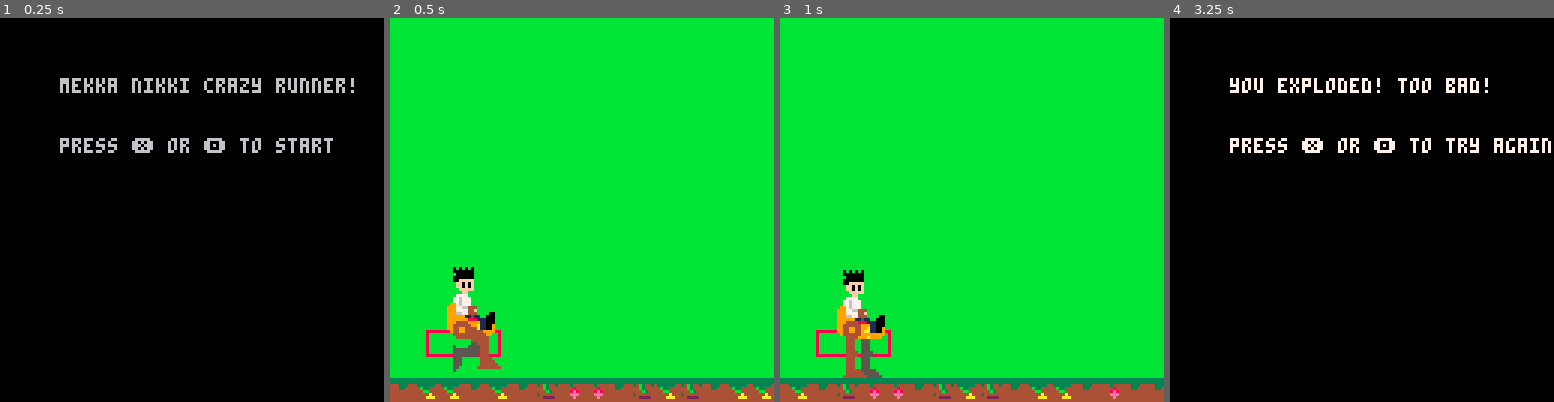
Above: before the commit, frames 1-4 (left to right).
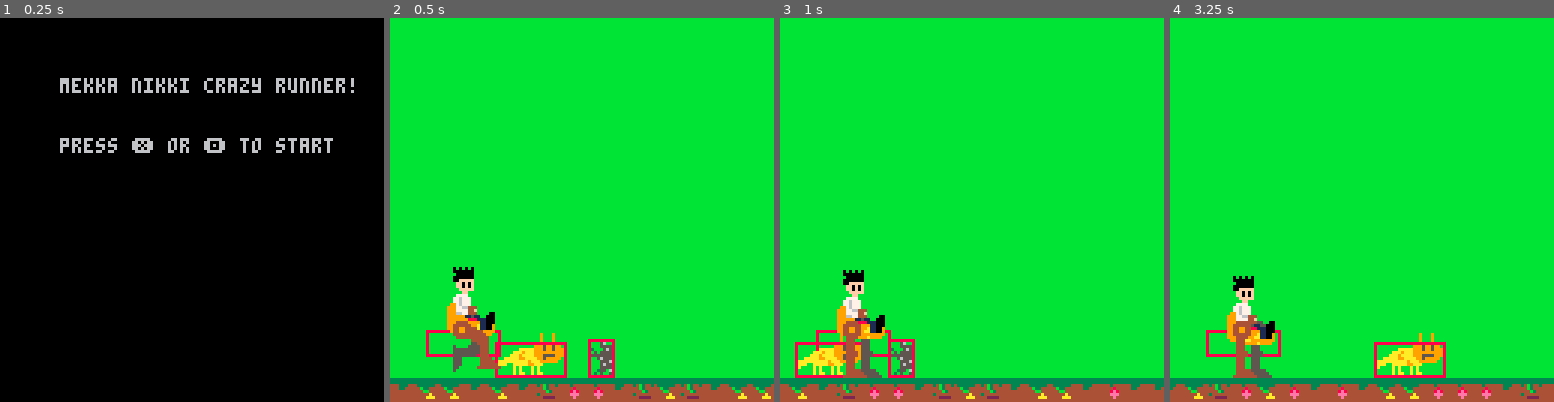
Above: after the commit, the same moments.

Repository: HingeAntoine/MekkaRunner
Game: PICO-8 cartridge mekkarunner.p8
Same seed, same stepped clock (60 frames per second), same inputs: the game is played once before the commit and once after it.
Inputs:
- Up to frame 1 (0.25 s): no input
- Up to frame 2 (0.5 s): tap X (X key) at 0.33 s
- Up to frame 3 (1 s): tap O (Z key) at 0.7 s
- Up to frame 4 (3.25 s): tap X (X key) at 1.07, 1.85, 2.97 s; hold Right 1.6-2.1 s; tap O (Z key) every 0.4 s from 1.7 to 2.9 s; hold Up 2.15-2.42 s; hold Right 2.47-3.03 s; hold Left from 3.08 s (still down)

Frame 1 is identical in both runs. In frame 2, 1.7% of the frame differs, in the area x 27-59%, y 82-94%; in frame 3, 1.4%; in frame 4, 100%, in the area x 0-100%, y 0-100%.

Commit message:
Added obstacle movement and basic generation

Diff:
--- a/mekkarunner.p8
+++ b/mekkarunner.p8
@@ -11,9 +11,9 @@
 backwardlegspr={11,{2,3}}
 
 --obstacles
-stone_pers={67,{2,2}}
+--[[stone_pers={67,{2,2}}
 hound={64,{3,2}}
-nothing={0,{1,1}}
+nothing={0,{1,1}}]]
 
 xmac=20
 ymac=100
@@ -23,7 +23,7 @@
 bckgrnd_tiles={128,129,130,131}
 bckgrnd={}
 
-obst_tiles={nothing,stone_pers,hound}
+obst_tiles={}
 obstacles={}
 
 vxmac=2
@@ -96,6 +96,10 @@
  return obj
 end
 
+function real_obst:move(x)
+ self.x-=x
+end
+
 function real_obst:draw()
  self.obst:draw(self.x,self.y)
 end
@@ -112,23 +116,23 @@
 end
 
 function init_obst()
- while #obstacles<bck_len do
-  add(obstacles,nothing)
- end
+ local r=real_obst.create(45,104,obst_tiles[2])
+ local r2=real_obst.create(75,104,obst_tiles[3])
+ add(obstacles,r)
+ add(obstacles,r2)
 end
 
 function create_obstacles()
- local lionhit=hitbox.create(0,0,23,15)
+ local lionhit=hitbox.create(0,4,23,15)
  local lion=obstacle.create(
   64,{3,2},{lionhit})
 
- local stonehit=hitbox.create(1,4,12,15)
+ local stonehit=hitbox.create(1,3,9,15)
  local stone_pers=obstacle.create(
   67,{2,2},{stonehit})
 
  local nothing=obstacle.create(
   0,{1,1},{})
-
 
  obst_tiles={nothing,lion,stone_pers}
 end
@@ -154,37 +158,24 @@
  add(bckgrnd,cell)
 end
 
-function add_obst()
- if #obstacles<bck_len+1 then
-  local id=flr(rnd(#obst_tiles))+1
-  local cell=obst_tiles[id]
-  add(obstacles,cell)
-  for i=1,cell[2][1]+5 do
-   add(obstacles,nothing)
-  end
- end
-end
-
-function add_obst_map(obs,x)
- for i=1,obs[2][1] do
-  for j=1,obs[2][2] do
-   mset(x+i-1,j,obs[1]+(i-1)+16*(j-1))
-  end
- end
+function add_obstacle()
+ local r=real_obst.create(150,104,obst_tiles[2])
+ add(obstacles,r)
 end
 
 function obstacle_update()
- add_obst()
- del(obstacles, obstacles[1])
-
- for i=1,bck_len do
-  mset(i-1,1,0)
-  mset(i-1,2,0)
- end
-
- for i=bck_len,1,-1 do
-  add_obst_map(obstacles[i],i)
- end
+ foreach(obstacles,function(obj)
+  obj:move(vxmac) end)
+ foreach(obstacles,
+  function(obs)
+   if obs.x+obs.obst.zone[1]*8 < 0 then
+    del(obstacles,obs)
+   end
+  end)
+ foreach(obstacles,function(obj)
+  obj:draw() end)
+ foreach(obstacles,function(obj)
+  obj:drawhit() end)
 end
 
 function bckgrnd_update()
@@ -215,7 +206,7 @@
 
 function clear_map()
  for i=0,19 do
-  for j=0,3 do
+  for j=3,3 do
    mset(i,j,0)
   end
  end
@@ -225,14 +216,14 @@
 function draw_background()
  local v=1/vxmac
  local xstart=flr(frame_count/v)%8*(-1)
- --local xcell =flr(flr(frame_count/v)/8)
+
+ obstacle_update()
 
  if xstart==0 then
   bckgrnd_update()
-  obstacle_update()
- end
-
+ end
  map(3,1, xstart,104, 17,3)
+
 end
 
 function draw_part(part,xc, yc,bk)
@@ -354,7 +345,7 @@
 --*******************
 function _init()
  cls()
- --create_obstacles()
+ create_obstacles()
  init_bckgrnd()
  init_obst()
 end
@@ -379,7 +370,6 @@
  end
 
  rectfill(0,0,127,127,11)
- --print(is_coll, 0,0,12)
 
  draw_coll()
  draw_background()
@@ -417,27 +407,20 @@
 
  frame_count+=1
 
+ if #obstacles==0 then
+  add_obstacle()
+ end
+
  check_collision()
  if is_coll then
   end_screen=true
   return
  end
 
- --[[if btn(0) then
-  --xmac-=1
- end
-
- if btn(1) then
-  --xmac+=1
- end]]
-
  if btnp(2) and not is_jumping and not is_launching then
   is_launching=true
   vymac=-4.3
  end
-
- --[[if btn(3) then
- end]]
 
  if is_jumping then
   jump_update()
@@ -577,9 +560,9 @@
 0000000000000000000000000000000000000000000000000000000000000000000000000000000000000000000000000000000000000000000000000000000001010101010000000000000000000000010101010100000000000000000000000000000000000000000000000000000000000000000000000000000000000000
 0000000000000000000000000000000000000000000000000000000000000000000000000000000000000000000000000000000000000000000000000000000000000000000000000000000000000000000000000000000000000000000000000000000000000000000000000000000000000000000000000000000000000000
 __map__
-5758595a00000000000000570000000000000000000000000000000000000000000000000000000000000000000000000000000000000000000000000000000000000000000000000000000000000000000000000000000000000000000000000000000000000000000000000000000000000000000000000000000000000000
-6768696a00000000000000000000000000000000000000000000000000000000000000000000000000000000000000000000000000000000000000000000000000000000000000000000000000000000000000000000000000000000000000000000000000000000000000000000000000000000000000000000000000000000
-7778797a00000000000000000000000000000000000000000000000000000000000000000000000000000000000000000000000000000000000000000000000000000000000000000000000000000000000000000000000000000000000000000000000000000000000000000000000000000000000000000000000000000000
+0000000000000000000000000000000000000000000000000000000000000000000000000000000000000000000000000000000000000000000000000000000000000000000000000000000000000000000000000000000000000000000000000000000000000000000000000000000000000000000000000000000000000000
+0000000000000000000000000000000000000000000000000000000000000000000000000000000000000000000000000000000000000000000000000000000000000000000000000000000000000000000000000000000000000000000000000000000000000000000000000000000000000000000000000000000000000000
+0000000000000000000000000000000000000000000000000000000000000000000000000000000000000000000000000000000000000000000000000000000000000000000000000000000000000000000000000000000000000000000000000000000000000000000000000000000000000000000000000000000000000000
 8082838180820000000000000000000000000000000000000000000000000000000000000000000000000000000000000000000000000000000000000000000000000000000000000000000000000000000000000000000000000000000000000000000000000000000000000000000000000000000000000000000000000000
 0000000000000000000000000000000000000000000000000000000000000000000000000000000000000000000000000000000000000000000000000000000000000000000000000000000000000000000000000000000000000000000000000000000000000000000000000000000000000000000000000000000000000000
 0000000000000000000000000000000000000000000000000000000000000000000000000000000000000000000000000000000000000000000000000000000000000000000000000000000000000000000000000000000000000000000000000000000000000000000000000000000000000000000000000000000000000000
